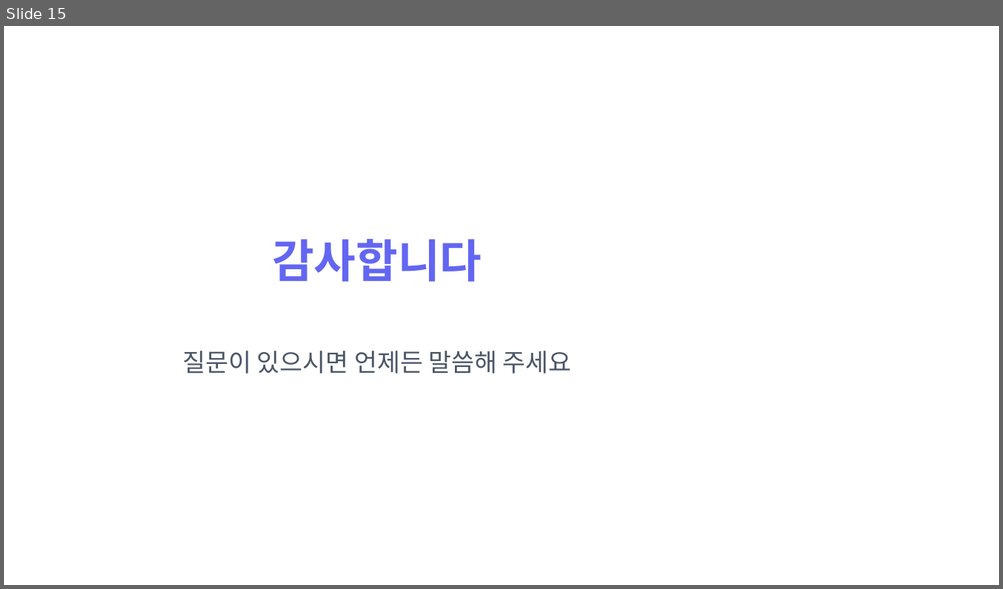
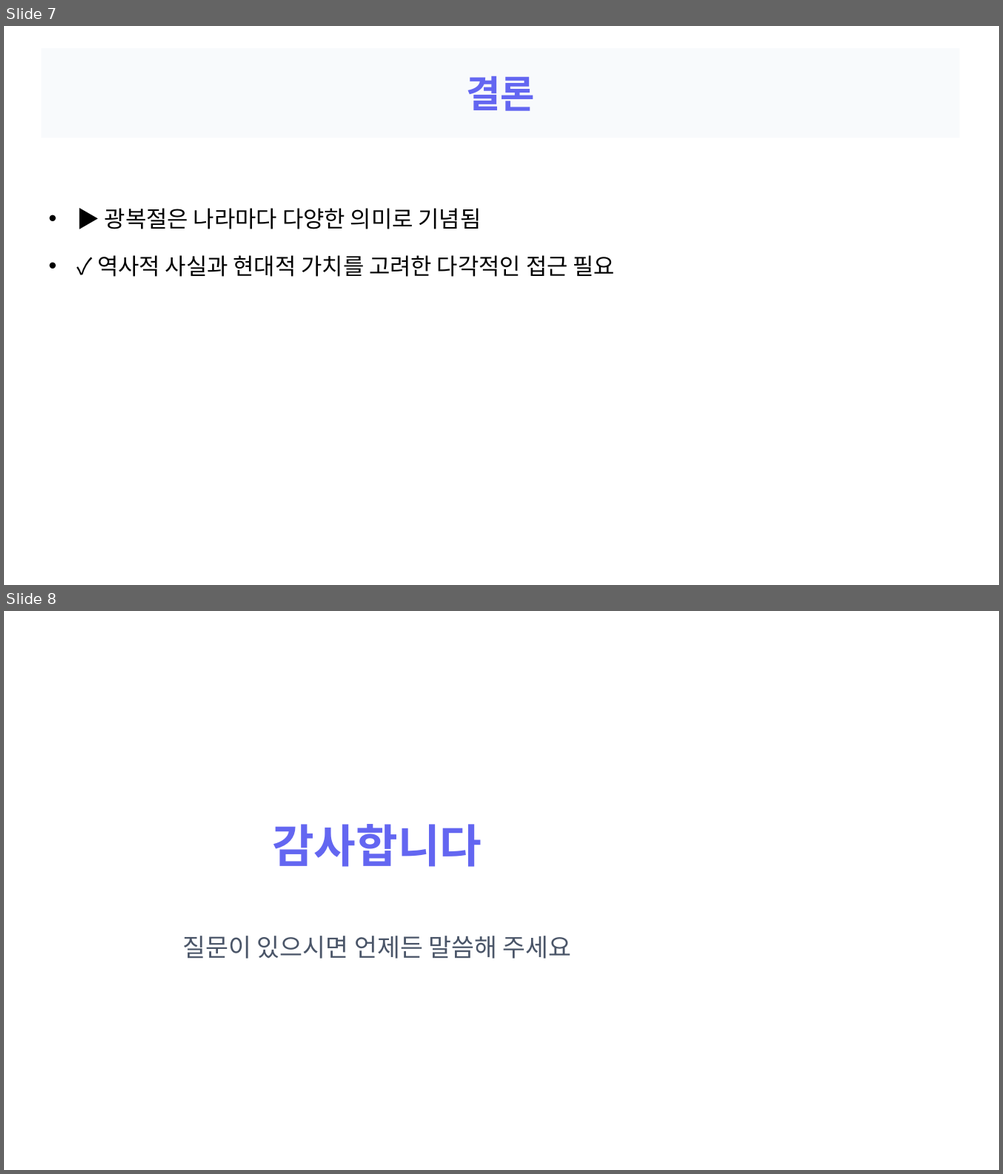
Before and after one commit to devna0111/FlowMate, a slide deck: uploads/pptx_sample.pptx. Shown one above the other, each under a label of ours: slide 15 before the commit, slides 7 and 8 after it. The pictures are 1003x589 and 1003x1174 pixels, drawn with LibreOffice and Linux fonts; fonts in the diff are those of the drawing. Boxes give left, top, right and bottom in pixels: in the first picture for what was removed or moved away, otherwise in the second. Text is boxed around its words. In the diff, an @@ line names an element or a change of style, - is before the commit and + after.

```diff
--- a/uploads/pptx_sample.pptx
+++ b/uploads/pptx_sample.pptx
@@ slide 7 added at <box>4,26,999,585</box>, background #FFFFFF @@
@@ title added at <box>41,48,959,138</box>, fill #F8FAFC, 36 pt, text #6366F1, bold @@
+결론
@@ text added at <box>97,208,615,277</box>, 22 pt, text #000000 @@
+• ▶ 광복절은 나라마다 다양한 의미로 기념됨
+• ✓ 역사적 사실과 현대적 가치를 고려한 다각적인 접근 필요
@@ what was slide 15 is now slide 8 @@
```
Also in this commit, not shown: 1 slide changed, 5 other slides added, 13 slides removed, 14 other files.
